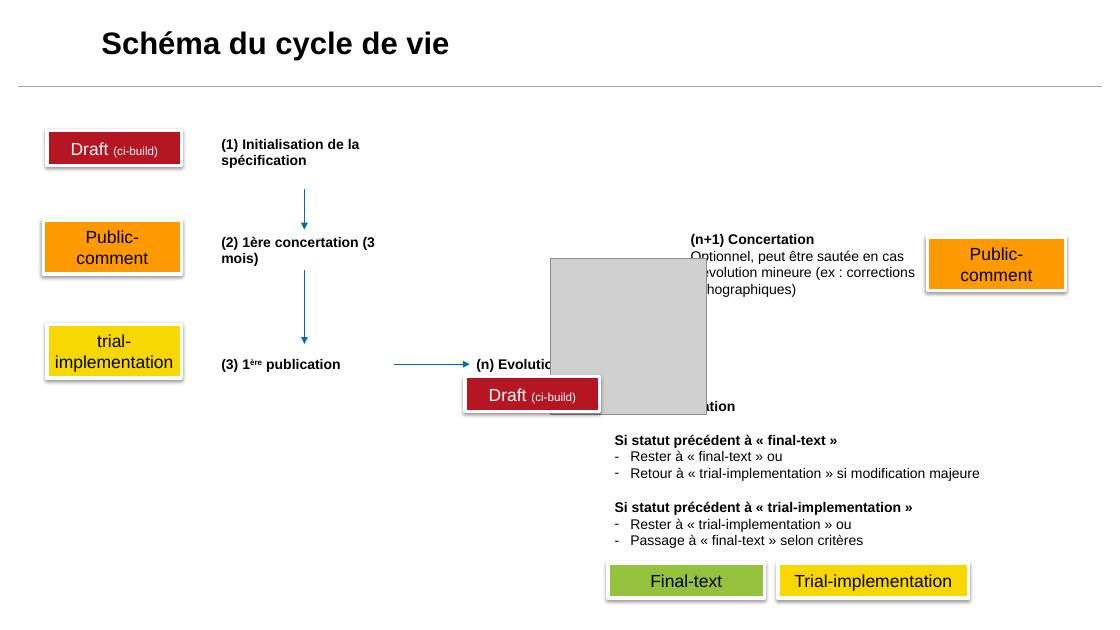
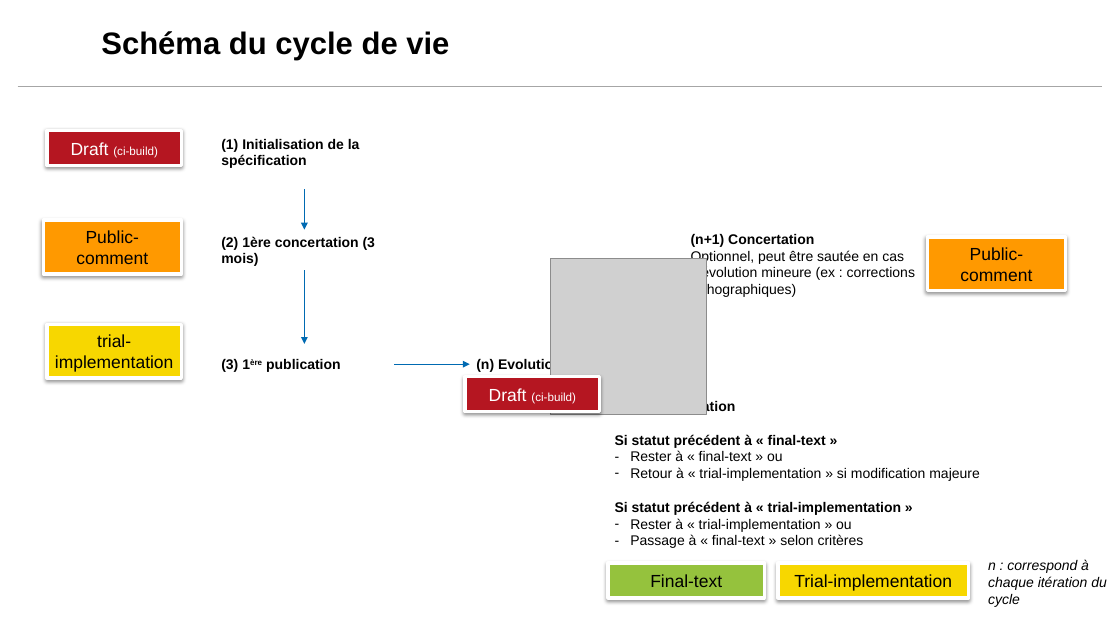
Before and after one commit to ansforge/CISIS-doctrine-gouvernance, a slide deck: slide 2 of docs/assets/docs/schema-cycle-de-vie.pptx. Drawn at 1120x630 pixels with LibreOffice and Linux fonts; fonts in the diff are those of the drawing; grey boxes stand for pictures; background and template pictures are left out. Boxes give left, top, right and bottom in pixels: in the first picture for what was removed or moved away, otherwise in the second. Text is boxed around its words. In the diff, an @@ line names an element or a change of style, - is before the commit and + after.

```diff
--- a/docs/assets/docs/schema-cycle-de-vie.pptx
+++ b/docs/assets/docs/schema-cycle-de-vie.pptx
@@ text added at (988,559,1107,607), 12 pt, text #000000, italic @@
+n : correspond à chaque itération du cycle
```
Also in this commit, not shown: 2 other files.
